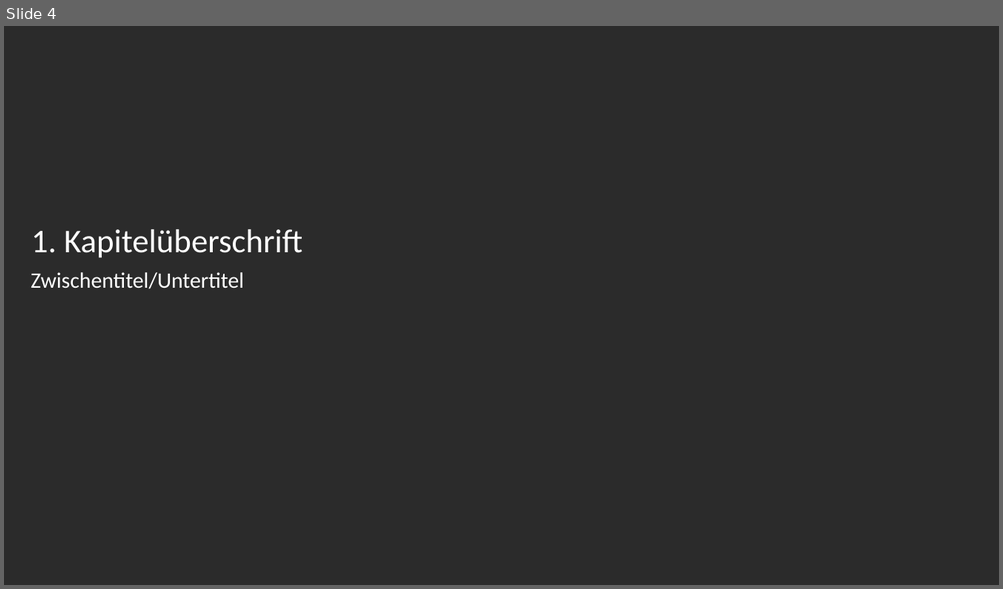
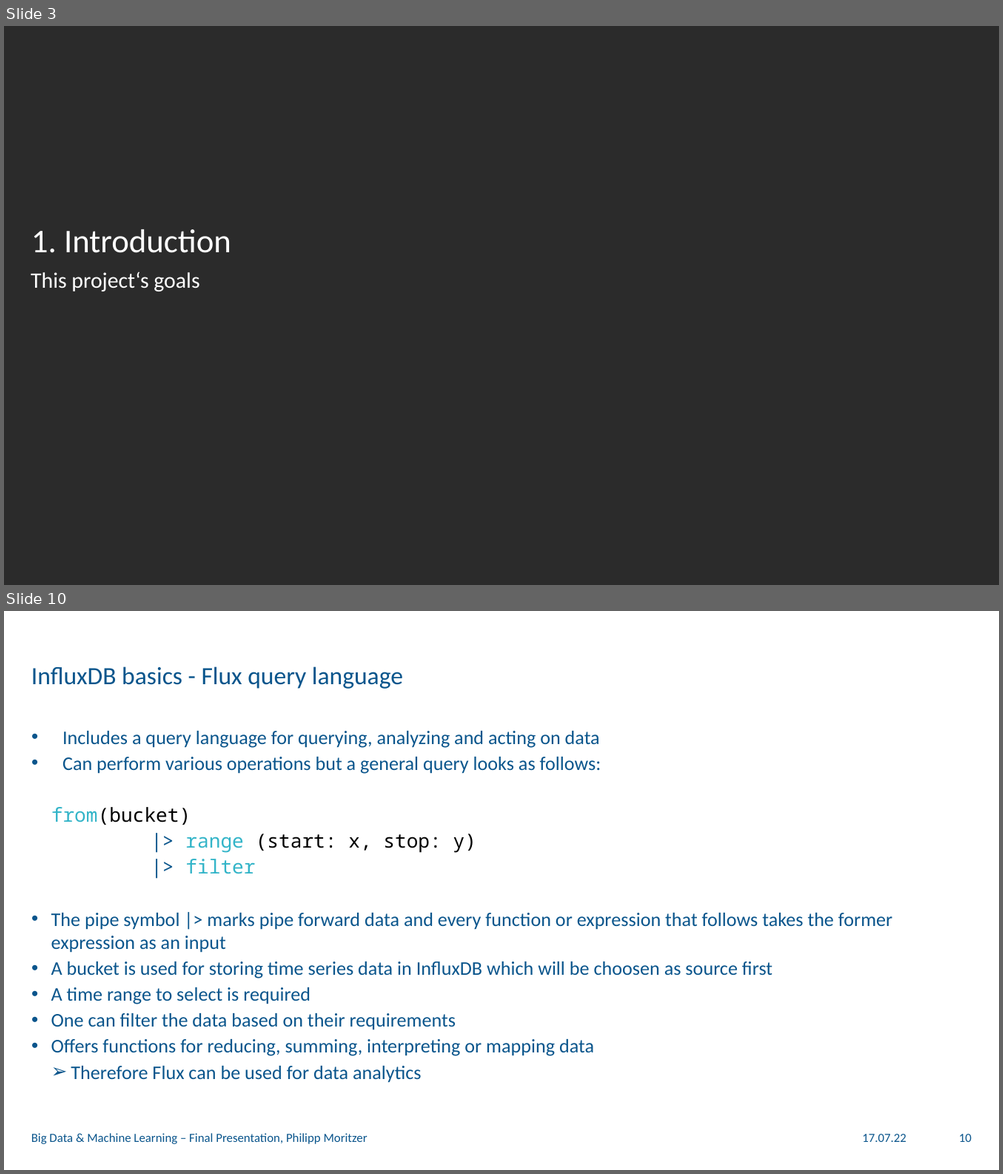
Before and after one commit to philippmoritzer/bd-ml-project, a slide deck: docs/presentation.pptx. Shown one above the other, each under a label of ours: slide 4 before the commit, slides 3 and 10 after it; the slides between them are not shown. The pictures are 1003x589 and 1003x1174 pixels, drawn with LibreOffice and Linux fonts; fonts in the diff are those of the drawing; background and template pictures are left out; a plain dark background stands for a picture behind light text. Boxes give left, top, right and bottom in pixels: in the first picture for what was removed or moved away, otherwise in the second. Text is boxed around its words. In the diff, an @@ line names an element or a change of style, - is before the commit and + after.

Commit message:
spelling

```diff
--- a/docs/presentation.pptx
+++ b/docs/presentation.pptx
@@ slide 10 added at (4,611,999,1170), background picture (left out) @@
@@ title added at (31,667,403,689), 18 pt, text #0A558C @@
+InfluxDB basics - Flux query language
@@ text added at (51,731,892,1083), 14 pt, text #0A558C @@
+• Includes a query language for querying, analyzing and acting on data
+• Can perform various operations but a general query looks as follows:
+    from(bucket)
+    |> range (start: x, stop: y)
+    |> filter
+  • The pipe symbol |> marks pipe forward data and every function or expression that follows takes the former expression as an input
+  • A bucket is used for storing time series data in InfluxDB which will be choosen as source first
+  • A time range to select is required
+  • One can filter the data based on their requirements
+  • Offers functions for reducing, summing, interpreting or mapping data
+    ➢ Therefore Flux can be used for data analytics
@@ text added at (31,1133,367,1145), 9 pt, text #0A558C @@
+Big Data & Machine Learning – Final Presentation, Philipp Moritzer
@@ text added at (862,1134,906,1142), 9 pt, text #0A558C @@
+17.07.22
@@ page number added at (959,1134,971,1142), 9 pt, text #0A558C @@
+10
@@ what was slide 4 is now slide 3 @@
@@ slide 3 changed as well @@
@@ title at (31,230,231,253): text changed @@
-1. Kapitelüberschrift
+1. Introduction
@@ text at (31,272,199,292): text changed @@
-Zwischentitel/Untertitel
+This project‘s goals
```
Also in this commit, not shown: 13 other slides changed, 19 other slides added, 11 slides removed.
